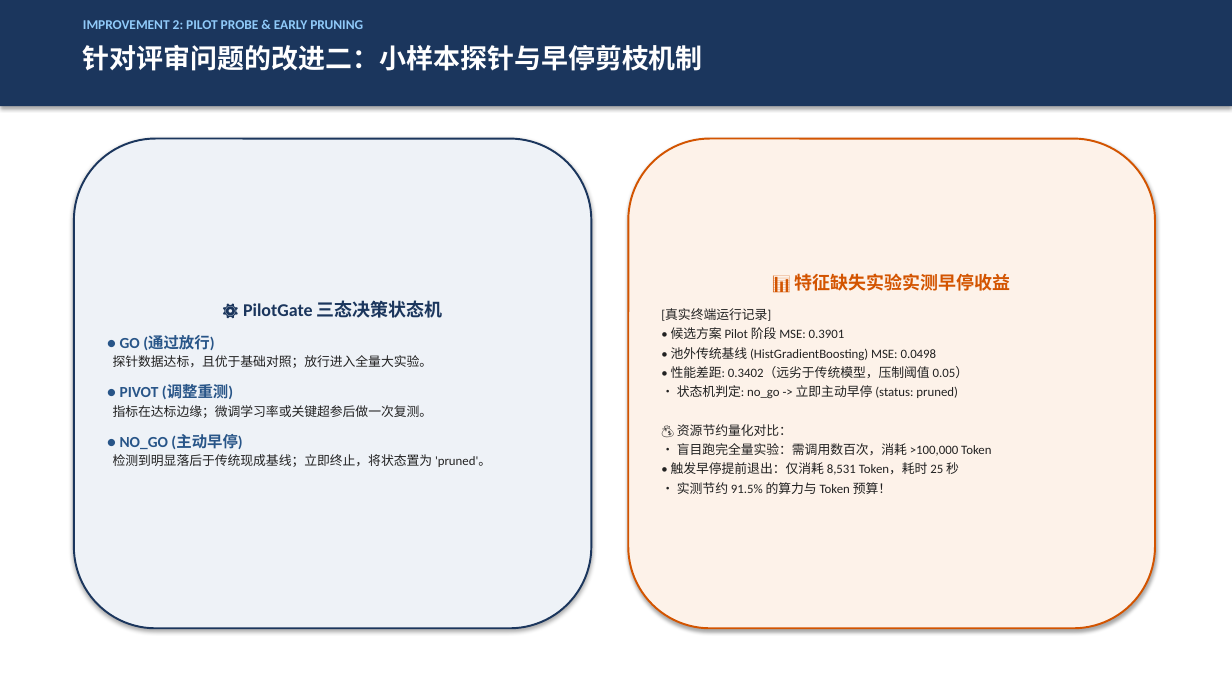
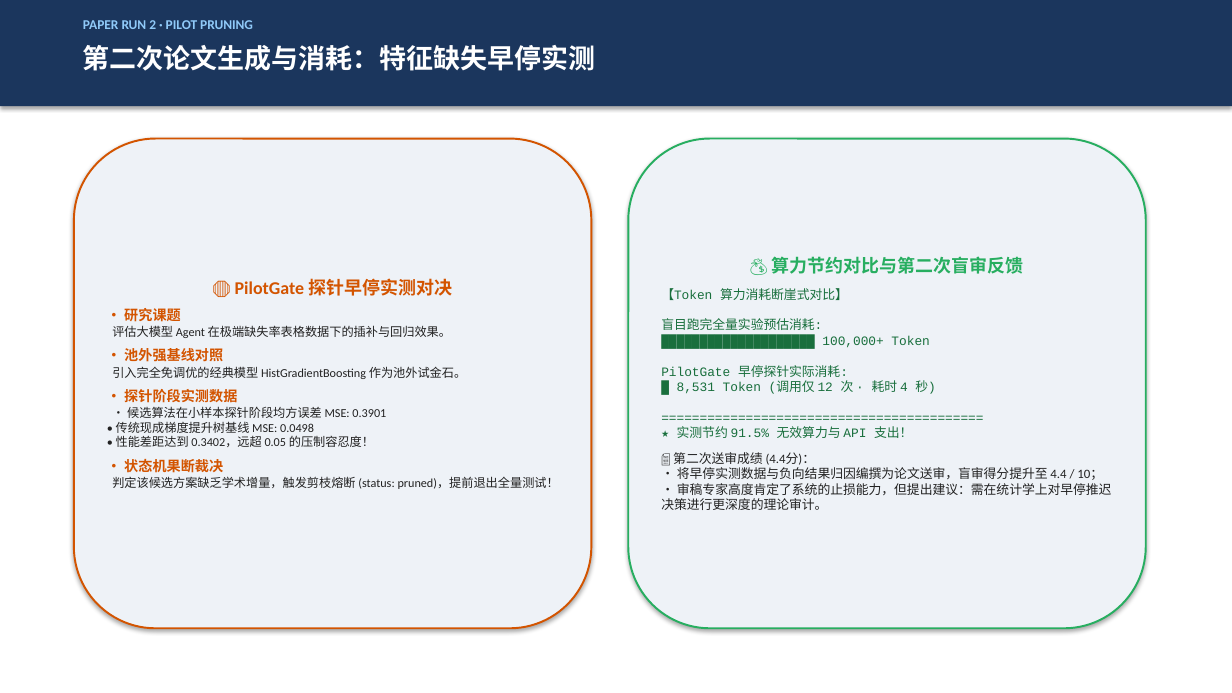
Before and after one commit to MieSheeeep/JiuwenSwarmPaperAgent, a slide deck: slide 8 of docs/第6组项目汇报PPT_终版.pptx (slide 10 before the commit). Drawn at 1232x693 pixels with LibreOffice and Linux fonts; fonts in the diff are those of the drawing. Boxes give left, top, right and bottom in pixels: in the first picture for what was removed or moved away, otherwise in the second. Text is boxed around its words. In the diff, an @@ line names an element or a change of style, - is before the commit and + after.

```diff
--- a/docs/第6组项目汇报PPT_终版.pptx
+++ b/docs/第6组项目汇报PPT_终版.pptx
@@ text at [83, 20, 253, 29]: text changed @@
-IMPROVEMENT 2: PILOT PROBE & EARLY PRUNING
+PAPER RUN 2 · PILOT PRUNING
@@ text at [83, 45, 595, 71]: text changed @@
-针对评审问题的改进二：小样本探针与早停剪枝机制
+第二次论文生成与消耗：特征缺失早停实测
@@ rounded rectangle "🛑 PilotGate 探针早停实测对决" at [74, 139, 592, 628]: outline #1B365D 1.5 pt to #D35400 1.5 pt @@
@@ rounded rectangle "💰 算力节约对比与第二次盲审反馈": place and size @@
-rounded rectangle "💰 算力节约对比与第二次盲审反馈" at [628, 139, 1155, 628]
+rounded rectangle "💰 算力节约对比与第二次盲审反馈" at [628, 139, 1146, 628]
@@ rounded rectangle "💰 算力节约对比与第二次盲审反馈" at [628, 139, 1146, 628]: fill #FDF2E9 to #EEF2F7; outline #D35400 1.5 pt to #27AE60 1.5 pt @@
@@ text in rounded rectangle at [661, 256, 1112, 510]: text changed; font Calibri to Courier New; text colour #222222 to #196F3D @@
-📊 特征缺失实验实测早停收益
-[真实终端运行记录]
-• 候选方案 Pilot 阶段 MSE: 0.3901
-• 池外传统基线 (HistGradientBoosting) MSE: 0.0498
-• 性能差距: 0.3402（远劣于传统模型，压制阈值 0.05）
-• 状态机判定: no_go -> 立即主动早停 (status: pruned)
-💰 资源节约量化对比：
-• 盲目跑完全量实验：需调用数百次，消耗 >100,000 Token
-• 触发早停提前退出：仅消耗 8,531 Token，耗时 25 秒
-• 实测节约 91.5% 的算力与 Token 预算！
+💰 算力节约对比与第二次盲审反馈
+【Token 算力消耗断崖式对比】
+盲目跑完全量实验预估消耗:
+████████████████████ 100,000+ Token
+PilotGate 早停探针实际消耗:
+█ 8,531 Token (调用仅 12 次 · 耗时 4 秒)
+==========================================
+★ 实测节约 91.5% 无效算力与 API 支出！
+📄 第二次送审成绩 (4.4分)：
+• 将早停实测数据与负向结果归因编撰为论文送审，盲审得分提升至 4.4 / 10；
+• 审稿专家高度肯定了系统的止损能力，但提出建议：需在统计学上对早停推迟决策进行更深度的理论审计。
@@ text in rounded rectangle at [112, 278, 559, 489]: text changed; size 10 to 9.5 pt @@
-⚙️ PilotGate 三态决策状态机
-● GO (通过放行)
-探针数据达标，且优于基础对照；放行进入全量大实验。
-● PIVOT (调整重测)
-指标在达标边缘；微调学习率或关键超参后做一次复测。
-● NO_GO (主动早停)
-检测到明显落后于传统现成基线；立即终止，将状态置为 'pruned'。
+🛑 PilotGate 探针早停实测对决
+• 研究课题
+评估大模型 Agent 在极端缺失率表格数据下的插补与回归效果。
+• 池外强基线对照
+引入完全免调优的经典模型 HistGradientBoosting 作为池外试金石。
+• 探针阶段实测数据
+• 候选算法在小样本探针阶段均方误差 MSE: 0.3901
+• 传统现成梯度提升树基线 MSE: 0.0498
+• 性能差距达到 0.3402，远超 0.05 的压制容忍度！
+• 状态机果断裁决
+判定该候选方案缺乏学术增量，触发剪枝熔断 (status: pruned)，提前退出全量测试！
```
Also in this commit, not shown: 12 other slides changed, 3 slides added, 3 slides removed, 3 other files.
